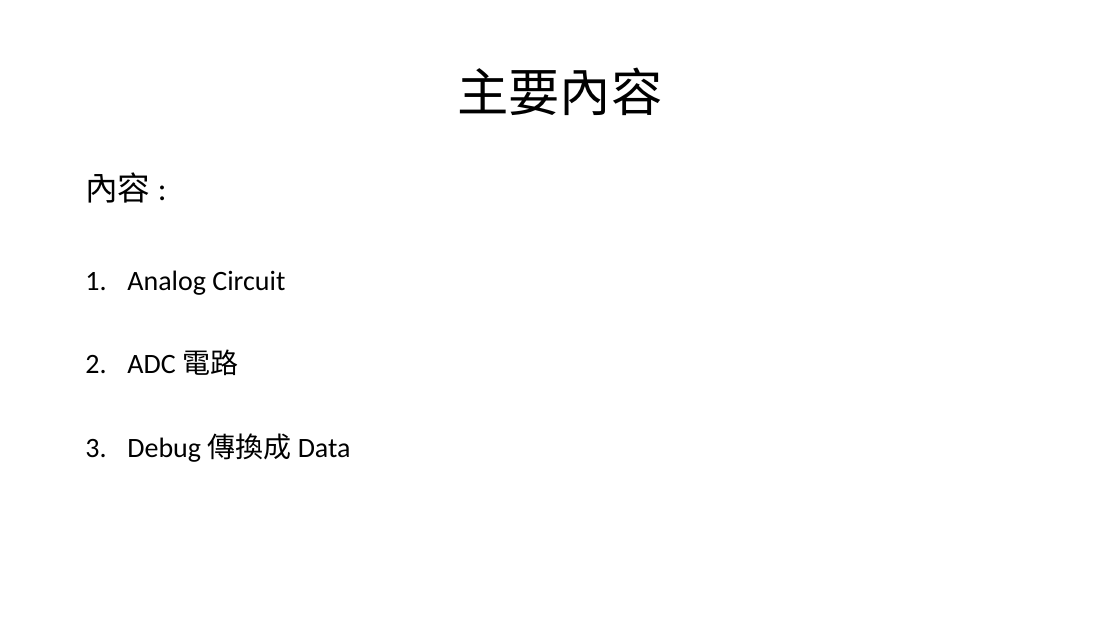
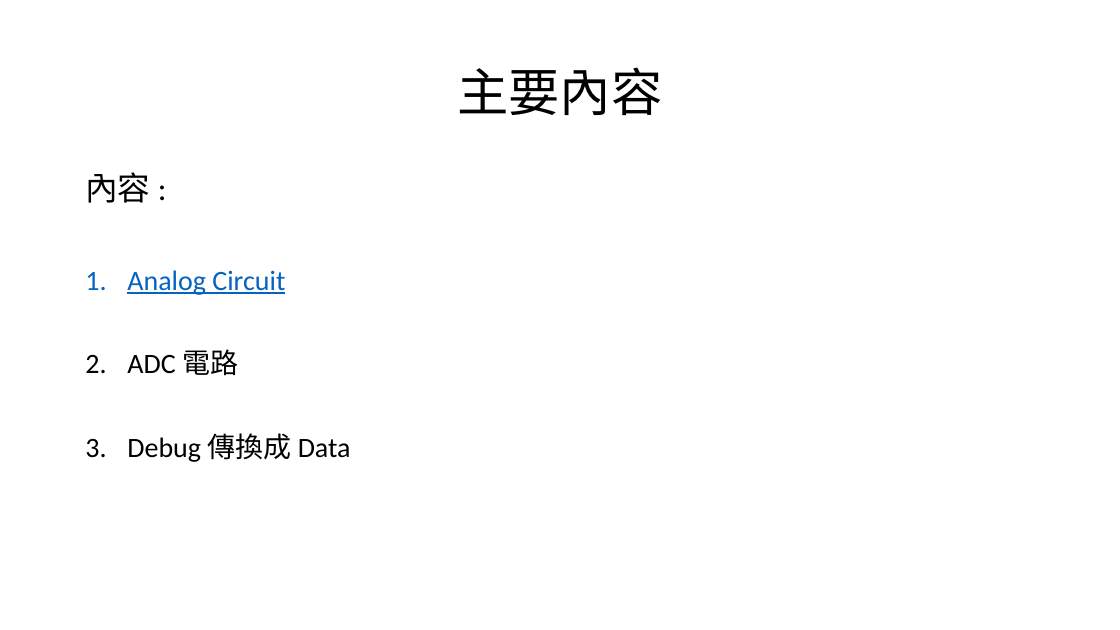
Before and after one commit to a0910281835/Summrary_PDF, a slide deck: slide 10 of Project_Summary_pdf/Project_Summary.pptx. Drawn at 1120x630 pixels with LibreOffice and Linux fonts; fonts in the diff are those of the drawing. Boxes give left, top, right and bottom in pixels: in the first picture for what was removed or moved away, otherwise in the second. Text is boxed around its words. In the diff, an @@ line names an element or a change of style, - is before the commit and + after.

```diff
--- a/Project_Summary_pdf/Project_Summary.pptx
+++ b/Project_Summary_pdf/Project_Summary.pptx
@@ text at bbox=[127, 270, 285, 295]: text colour #000000 to #0563C1, underline on in "Analog Circuit" @@
```
Also in this commit, not shown: 6 other slides changed, 1 slide added.
